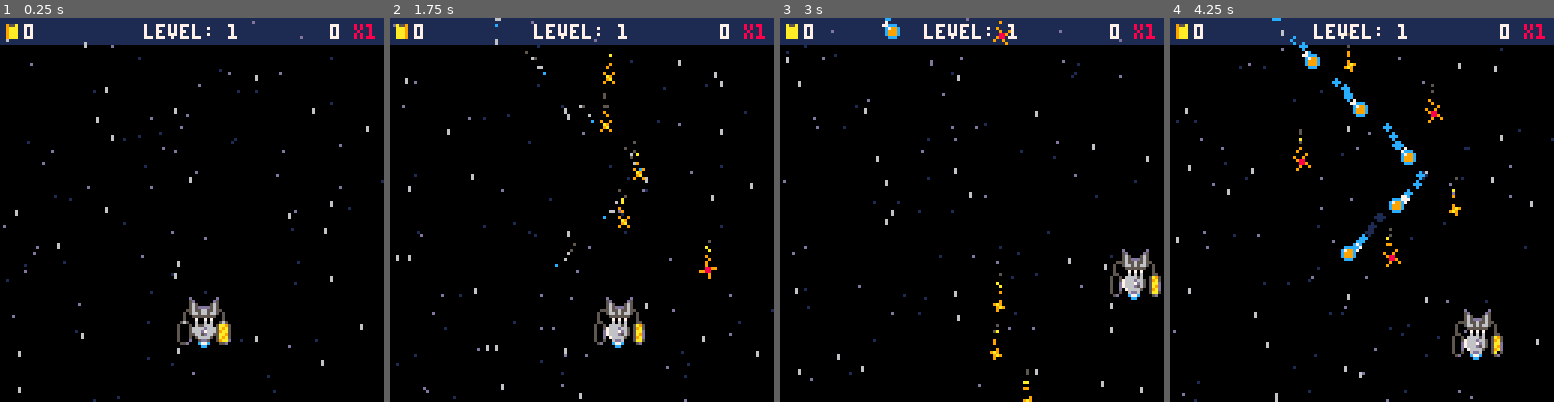
Above: before the commit, frames 1-4 (left to right).
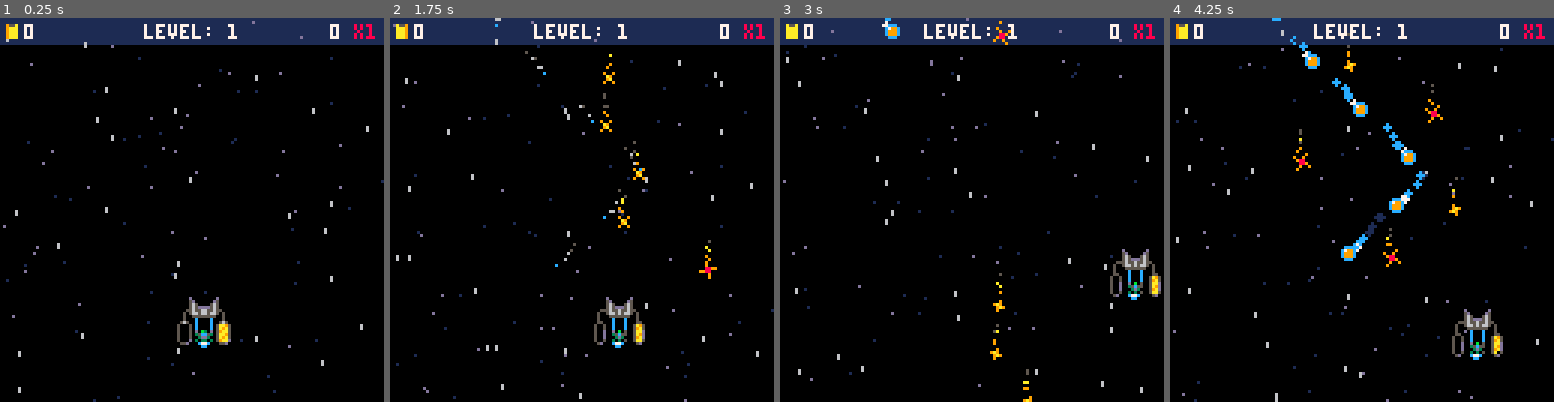
Above: after the commit, the same moments.

Repository: jacobneal65/drop-p8
Game: PICO-8 cartridge drop.p8
The game is run twice, just before and just after one commit, with the same random seed, the same clock (stepped at 60 frames per second) and the same inputs.
Inputs:
- Up to frame 1 (0.25 s): no input
- Up to frame 2 (1.75 s): hold Right from 1.6 s (still down)
- Up to frame 3 (3 s): release Right at 2.1 s; hold Up 2.15-2.42 s; hold Right from 2.47 s (still down)
- Up to frame 4 (4.25 s): release Right at 3.03 s; hold Left 3.08-3.58 s; hold Down 3.63-3.97 s; hold Right from 4.02 s (still down)

The runs differ from the first frame. In frame 1, 0.3% of the frame differs, in the area x 50-57%, y 78-85%; in frame 2, 0.3%; in frame 3, 0.3%; in frame 4, 0.3%.

Commit message:
work on end of level

Diff:
--- a/drop.p8
+++ b/drop.p8
@@ -55,7 +55,7 @@
 	fl_tmr=0
 	mult=1
 	mult_up=0
-	combo=0
+	temp_points=0
 	mult_sfx=1
 	tf_tmr=0--transfer timer
 
@@ -220,15 +220,16 @@
 	spr(get_frame(ss_ani,2),0,0)
 	print(points,8,2,7)
 
-	--combo
-	local c = combo.." x"..mult
+	--temp_points
+	local c = temp_points.." x"..mult
 	local lx,ly=126-#c*4,2
 	if score_intensity > 0 then
 		lx,ly,score_intensity=shake_field(lx,ly,score_intensity)
 		puff(lx,ly-2,{12,12,13,13})--{8,8,9,9})
+		puff(lx+10,ly-2,{12,12,13,13})
 	end
 	print(c,lx,ly,8)
-	print(combo,lx,ly,7)
+	print(temp_points,lx,ly,7)
 
 end
 
@@ -375,7 +376,7 @@
 					mult_up=0
 					mult+=1
 				end
-				combo+=5
+				temp_points+=5
 				b_points+=1
 
 				fr_ani,fr_tmr=true,0
@@ -557,7 +558,7 @@
 		end
 			--fruit captured
 		if bucket_collides(fl) then
-			combo+=fl.sz
+			temp_points+=fl.sz
 			fuel = min(fuel+fl.sz*4,120)
 			shwave(fl.x+3,fl.y+3,1,3,shwv_clrs)
 			fl_ani,fl_tmr=true,0
@@ -591,6 +592,7 @@
 --end of level
 function init_eol()
 	eol_t=0
+	s_tmr=0
 	mv_plyr=true
 	fruitlet={}
 	_upd=upd_eol
@@ -602,7 +604,25 @@
 	if mv_plyr then
 		p_lerp()
 	else
-
+		s_tmr=min(s_tmr+1,90)
+		if s_tmr==60 then
+			temp_points=mult*temp_points
+			mult=1
+			score_intensity=0.5
+			sfx(11)
+		elseif s_tmr>=90 then
+			if temp_points>0 then
+				temp_points-=1
+				points+=1
+				sfx(12)
+			else
+			end
+		end
+
+
+
+		--fill fuel
+		--start again!
 	end
 --	if level < #levels+1 then
 -- init_fruitlet()
@@ -611,19 +631,6 @@
 --		debug[2]="no more levels"
 --	end
 
-end
-
-function transfer_points()
-		if tf_tmr>60 then
-				if combo>0 then
-					combo-=1
-					points+=1
-				else
-				 tf_tmr=0
-				end
-		else
-			tf_tmr+=1
-		end
 end
 
 function drw_eol()
Not shown, changed: 28 lines of the sprite sheet (__gfx__) section of drop.p8
Not shown, changed: the sound effects (__sfx__) section of drop.p8
